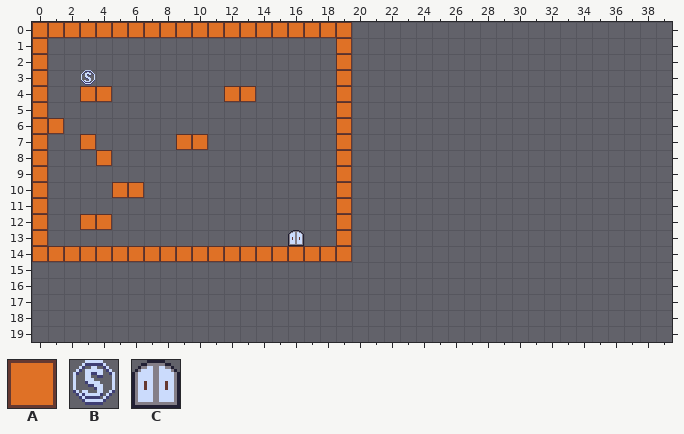
One commit to this Tiled map: assets/data/001.tmx. Above: the version before the commit.
Cells are 16x16 px. Shown: x 0..39, y 0..19. The old version is drawn lined up with the new one.
Key: from "tileset": A 0, B 8, C 11.
_ is an empty cell.
Layer "object" before, first column x 0:
 0 AAAAAAAAAAAAAAAAAAAA____________________
 1 A__________________A____________________
 2 A__________________A____________________
 3 A__B_______________A____________________
 4 A__AA_______AA_____A____________________
 5 A__________________A____________________
 6 AA_________________A____________________
 7 A__A_____AA________A____________________
 8 A___A______________A____________________
 9 A__________________A____________________
10 A____AA____________A____________________
11 A__________________A____________________
12 A__AA______________A____________________
13 A_______________C__A____________________
14 AAAAAAAAAAAAAAAAAAAA____________________
15 ________________________________________
16 ________________________________________
17 ________________________________________
18 ________________________________________
19 ________________________________________
After:
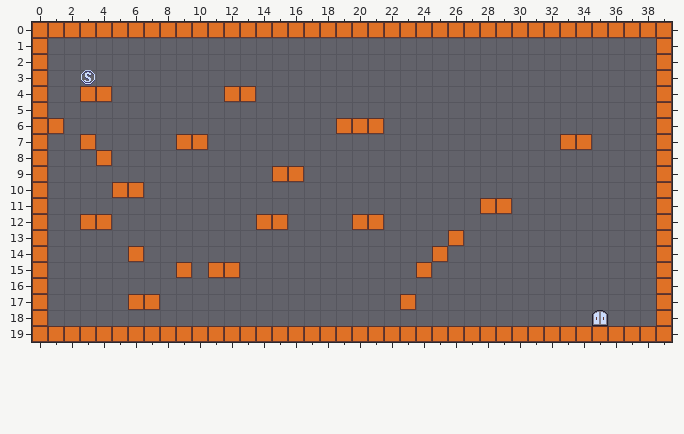
The exact change:
{"change": "map size 20x15 -> 40x20 cells"}
{"where": "layer \"object\""}
{"y":0,"x":20,"old":"____________________","new":"AAAAAAAAAAAAAAAAAAAA"}
{"y":1,"x":19,"old":"A","new":"_"}
{"y":1,"x":39,"old":"_","new":"A"}
{"y":2,"x":19,"old":"A","new":"_"}
{"y":2,"x":39,"old":"_","new":"A"}
{"y":3,"x":19,"old":"A","new":"_"}
{"y":3,"x":39,"old":"_","new":"A"}
{"y":4,"x":19,"old":"A","new":"_"}
{"y":4,"x":39,"old":"_","new":"A"}
{"y":5,"x":19,"old":"A","new":"_"}
{"y":5,"x":39,"old":"_","new":"A"}
{"y":6,"x":20,"old":"__","new":"AA"}
{"y":6,"x":39,"old":"_","new":"A"}
{"y":7,"x":19,"old":"A","new":"_"}
{"y":7,"x":33,"old":"__","new":"AA"}
{"y":7,"x":39,"old":"_","new":"A"}
{"y":8,"x":19,"old":"A","new":"_"}
{"y":8,"x":39,"old":"_","new":"A"}
{"y":9,"x":15,"old":"__","new":"AA"}
{"y":9,"x":19,"old":"A","new":"_"}
{"y":9,"x":39,"old":"_","new":"A"}
{"y":10,"x":19,"old":"A","new":"_"}
{"y":10,"x":39,"old":"_","new":"A"}
{"y":11,"x":19,"old":"A","new":"_"}
{"y":11,"x":28,"old":"__","new":"AA"}
{"y":11,"x":39,"old":"_","new":"A"}
{"y":12,"x":14,"old":"__","new":"AA"}
{"y":12,"x":19,"old":"A__","new":"_AA"}
{"y":12,"x":39,"old":"_","new":"A"}
{"y":13,"x":16,"old":"C","new":"_"}
{"y":13,"x":19,"old":"A","new":"_"}
{"y":13,"x":26,"old":"_","new":"A"}
{"y":13,"x":39,"old":"_","new":"A"}
{"y":14,"x":1,"old":"AAAAA","new":"_____"}
{"y":14,"x":7,"old":"AAAAAAAAAAAAA","new":"_____________"}
{"y":14,"x":25,"old":"_","new":"A"}
{"y":14,"x":39,"old":"_","new":"A"}
{"y":15,"x":0,"old":"_","new":"A"}
{"y":15,"x":9,"old":"_","new":"A"}
{"y":15,"x":11,"old":"__","new":"AA"}
{"y":15,"x":24,"old":"_","new":"A"}
{"y":15,"x":39,"old":"_","new":"A"}
{"y":16,"x":0,"old":"_","new":"A"}
{"y":16,"x":39,"old":"_","new":"A"}
{"y":17,"x":0,"old":"_","new":"A"}
{"y":17,"x":6,"old":"__","new":"AA"}
{"y":17,"x":23,"old":"_","new":"A"}
{"y":17,"x":39,"old":"_","new":"A"}
{"y":18,"x":0,"old":"_","new":"A"}
{"y":18,"x":35,"old":"_","new":"C"}
{"y":18,"x":39,"old":"_","new":"A"}
{"y":19,"x":0,"old":"________________________________________","new":"AAAAAAAAAAAAAAAAAAAAAAAAAAAAAAAAAAAAAAAA"}
